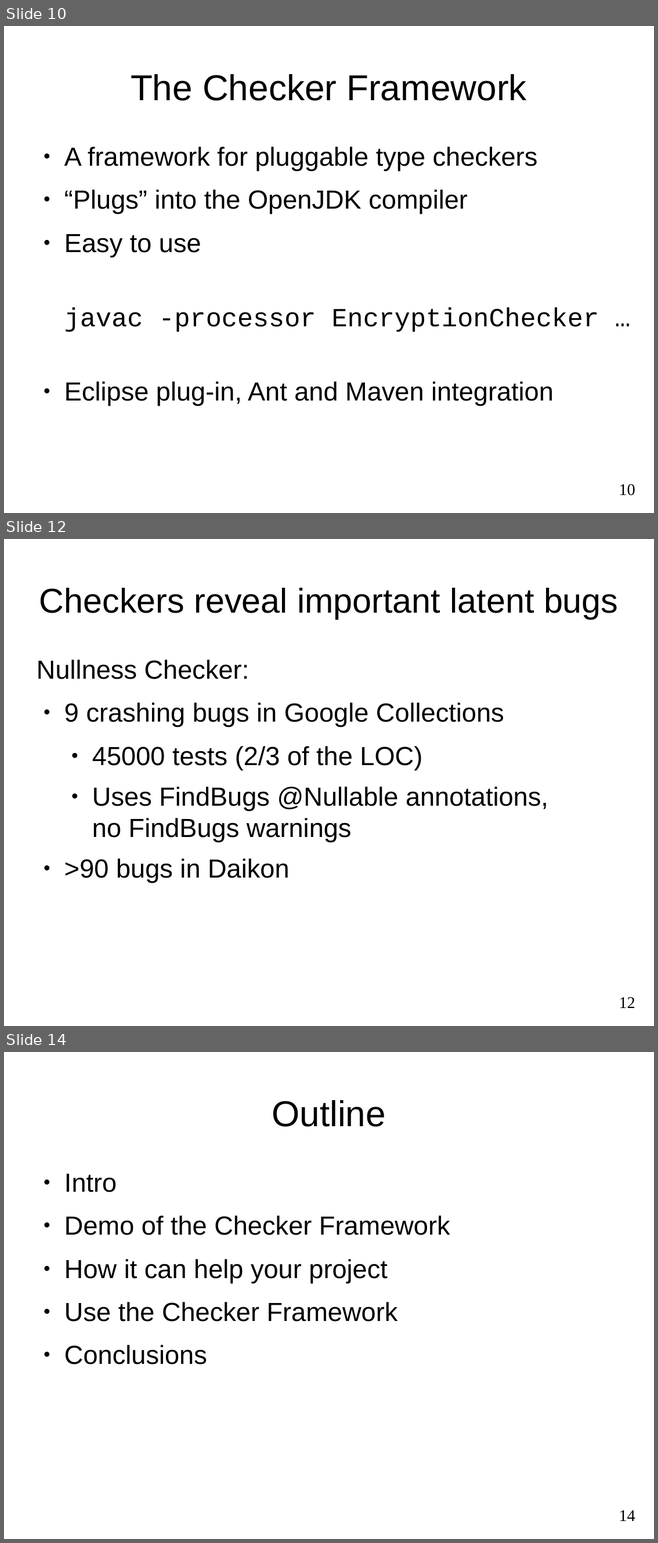
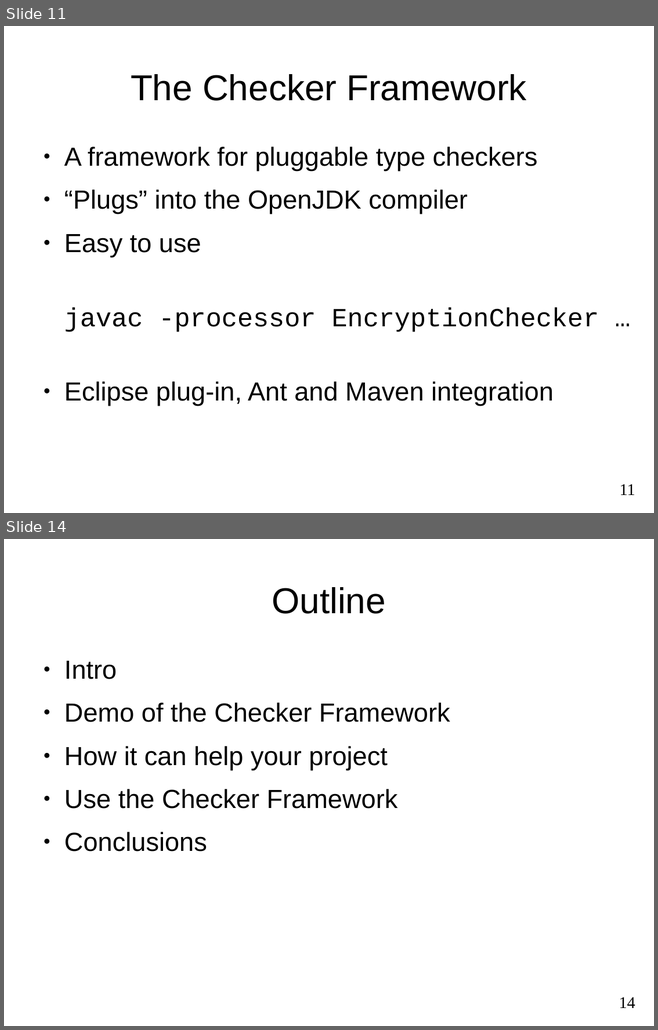
Before and after one commit to reprogrammer/checker-framework, a slide deck: demos/2011-OSBridge/intro.odp. Shown one above the other, each under a label of ours: slides 10, 12 and 14 before the commit, slides 11 and 14 after it; the slides between them are not shown. The pictures are 658x1543 and 658x1030 pixels, drawn with LibreOffice and Linux fonts; fonts in the diff are those of the drawing. Boxes give left, top, right and bottom in pixels: in the first picture for what was removed or moved away, otherwise in the second. Text is boxed around its words. In the diff, an @@ line names an element or a change of style, - is before the commit and + after.

```diff
--- a/demos/2011-OSBridge/intro.odp
+++ b/demos/2011-OSBridge/intro.odp
@@ slide 12 removed at bbox=[4, 539, 654, 1026], background #FFFFFF @@
@@ title removed at bbox=[39, 588, 618, 619] @@
-Checkers reveal important latent bugs
@@ text removed at bbox=[36, 660, 548, 883] @@
-Nullness Checker:
-● 9 crashing bugs in Google Collections
-  ● 45000 tests (2/3 of the LOC)
-  ● Uses FindBugs @Nullable annotations,
-    no FindBugs warnings
-● >90 bugs in Daikon
@@ page number removed at bbox=[619, 997, 635, 1008] @@
-12
@@ what was slide 10 is now slide 11 @@
@@ page number at bbox=[619, 484, 635, 495]: text changed @@
-10
+11
```
Also in this commit, not shown: 6 slides changed, 1 slide added, 2 other files.
